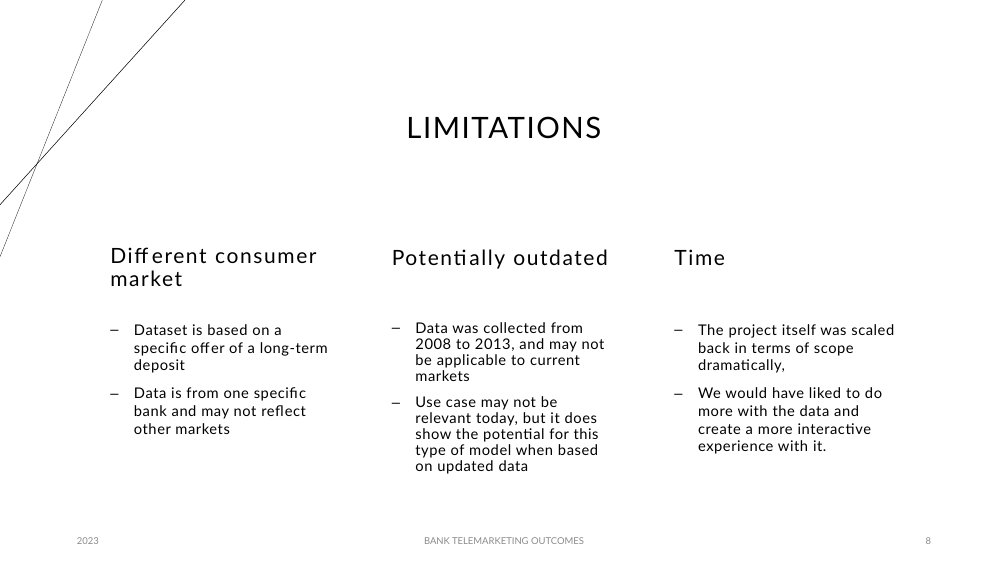
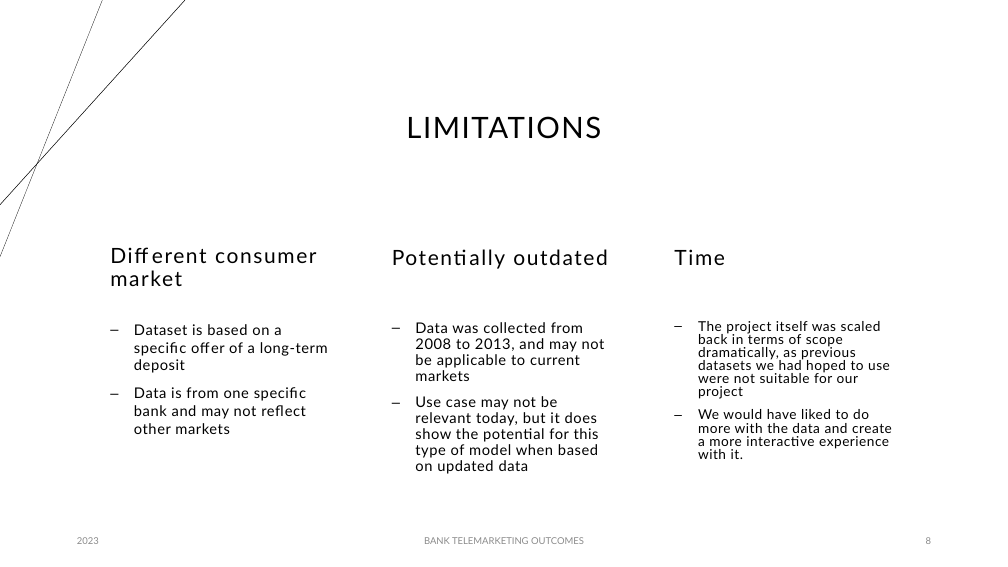
Before and after one commit to panlovelyda/Project-4-Group-8, a slide deck: slide 8 of Project 4.pptx. Drawn at 1008x567 pixels with LibreOffice and Linux fonts; fonts in the diff are those of the drawing. Boxes give left, top, right and bottom in pixels: in the first picture for what was removed or moved away, otherwise in the second. Text is boxed around its words. In the diff, an @@ line names an element or a change of style, - is before the commit and + after.

```diff
--- a/Project 4.pptx
+++ b/Project 4.pptx
@@ text at box(698, 321, 890, 399): text changed; size 14 to 12.9 pt @@
-– The project itself was scaled back in terms of scope dramatically,
+– The project itself was scaled back in terms of scope dramatically, as previous datasets we had hoped to use were not suitable for our project
@@ text at box(698, 409, 892, 459): size 14 to 12.9 pt in "We would have liked to do more ..."; line spacing 1 to 0.8 @@
```
Also in this commit, not shown: 6 other slides changed, 1 slide added.
